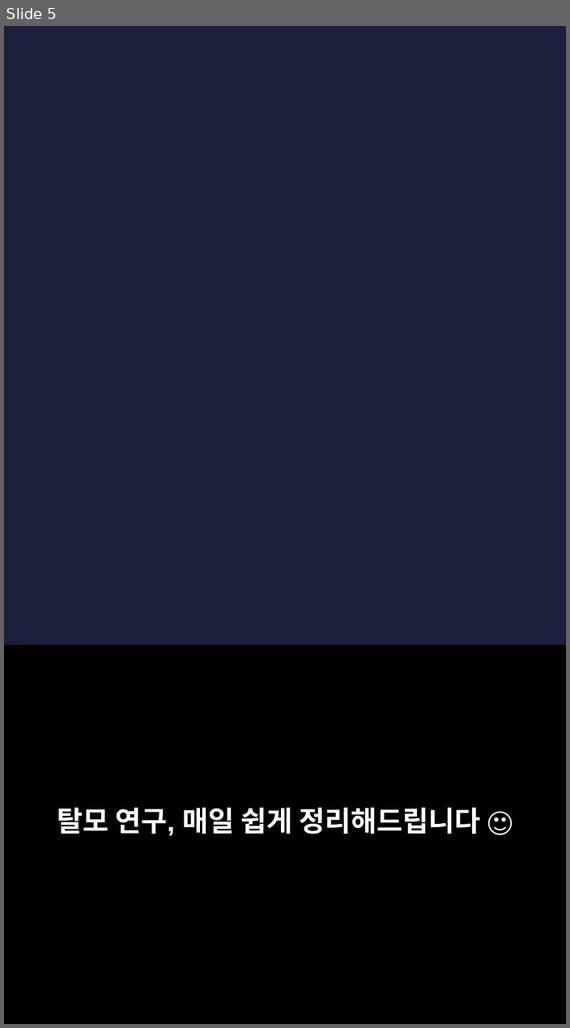
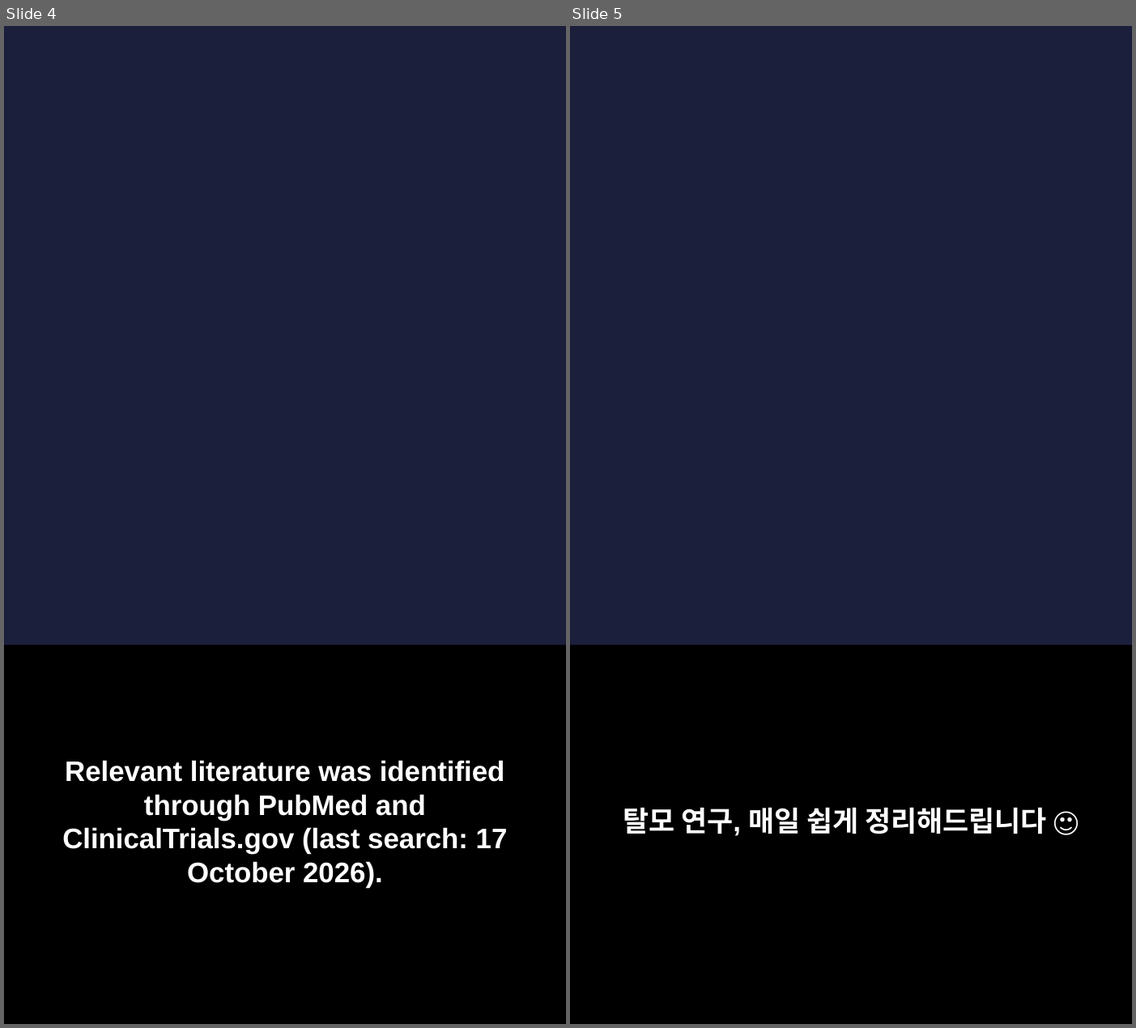
Before and after one commit to hyokang2010-BJ-ANTH/product-builder-test, a slide deck: pwa/data/latest/slides.pptx. Shown side by side, each under a label of ours: slide 5 before the commit, slides 4 and 5 after it. The pictures are 570x1028 and 1136x1028 pixels, drawn with LibreOffice and Linux fonts; fonts in the diff are those of the drawing; background and template pictures are left out. Boxes give left, top, right and bottom in pixels: in the first picture for what was removed or moved away, otherwise in the second. Text is boxed around its words. In the diff, an @@ line names an element or a change of style, - is before the commit and + after.

```diff
--- a/pwa/data/latest/slides.pptx
+++ b/pwa/data/latest/slides.pptx
@@ slide 4 added at (4,26,566,1024), background picture (left out) @@
@@ rectangle added at (4,646,566,1024), fill #000000 @@
@@ text added at (62,760,508,888), 22 pt, text #FFFFFF, bold @@
+Relevant literature was identified through PubMed and ClinicalTrials.gov (last search: 17 October 2026).
```
Also in this commit, not shown: 2 slides changed, 3 other slides added, 5 slides removed, 26 other files.
